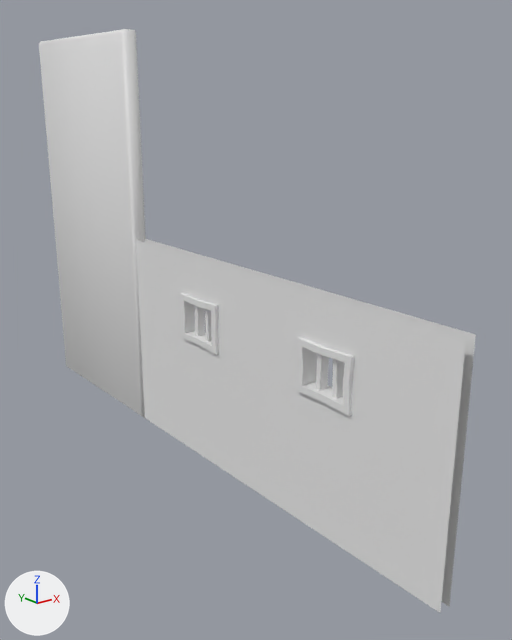
One commit to the FBX model Assets/Stylized_Egypt/Meshes/building/SM_wall_01.fbx: the scene before it, then after it.
Before and after are seen from a 50 mm lens placed at (-7.16, -12.77, 6.77), pointed at (0.66, -2.99, 2.86). The lights are fixed; the arrows at lower left show +X, +Y and +Z. Materials are left out; every surface is plain grey. Where no turn or scale is listed for an object, it has been applied to the vertices.

The older version as bpy lines, for what is in view:
```python
me_sm_wall_01 = bpy.data.meshes.new('SM_wall_01')
me_sm_wall_01.from_pydata(...)  # 124 vertices, 208 faces; spans x -0.17..0.17, y -8.0..0.0, z 0.0..4.0
# faces by material slot: [16, 16, 176]
me_sm_wall_01.materials.append(mat_mi_concrete_paint_03_inst)
me_sm_wall_01.materials.append(mat_mi_wooden_board_04_inst)
me_sm_wall_01.materials.append(mat_mi_building_wood_01_inst)
me_sm_wall_01_convexhulls = bpy.data.meshes.new('SM_wall_01_ConvexHulls')
me_sm_wall_01_convexhulls.from_pydata(...)  # 16 vertices, 28 faces; spans x -17.0..17.0, y 0.0..400.0, z 0.0..800.0
me_sm_wall_01_convexhulls.polygons.foreach_set('use_smooth', [True] * 28)
me_sm_wall_01_convexhulls.materials.append(mat_mi_building_wood_01_inst)
ob_sm_wall_01 = bpy.data.objects.new('SM_wall_01', me_sm_wall_01)
ob_sm_wall_01.location = (0.0, 0.0, 0.0)
ob_sm_wall_01_convexhulls = bpy.data.objects.new('SM_wall_01_ConvexHulls', me_sm_wall_01_convexhulls)
ob_sm_wall_01_convexhulls.location = (0.0, 0.0, 0.0)
ob_sm_wall_01_convexhulls.scale = (0.01, 0.01, 0.01)
```
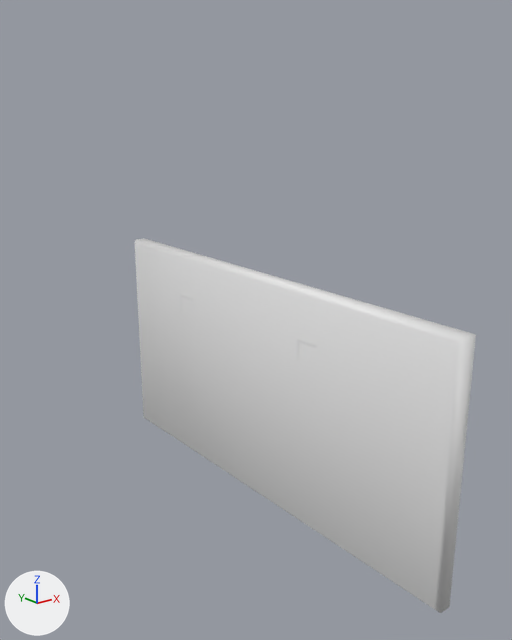
What differs and where, as boxes [x1, y1, x2, y2] in the pictures (512 x 640 px):
'SM_wall_01_ConvexHulls', moved, rescaled (217% wider)
    before: [39, 29, 146, 418]
    after: [135, 238, 476, 613]
'SM_wall_01', unchanged, covered by the edit
    before: [136, 238, 476, 613]

Diff of the bpy script that builds the scene:
```diff
--- a/Assets/Stylized_Egypt/Meshes/building/SM_wall_01.fbx.py
+++ b/Assets/Stylized_Egypt/Meshes/building/SM_wall_01.fbx.py
@@ ob_sm_wall_01_convexhulls @@
 ob_sm_wall_01_convexhulls = bpy.data.objects.new('SM_wall_01_ConvexHulls', me_sm_wall_01_convexhulls)
+ob_sm_wall_01_convexhulls.parent = ob_sm_wall_01_16
 ob_sm_wall_01_convexhulls.location = (0.0, 0.0, 0.0)
-ob_sm_wall_01_convexhulls.scale = (0.01, 0.01, 0.01)
@@ ob_sm_wall_01_16 @@
+ob_sm_wall_01_16 = bpy.data.objects.new('SM_wall_01_16', None)
+ob_sm_wall_01_16.location = (0.0, 0.0, 0.0)
+ob_sm_wall_01_16.rotation_euler = (1.571, 0.0, 0.0)  # degrees (90, 0, 0)
+ob_sm_wall_01_16.scale = (0.01, 0.01, 0.01)
```
